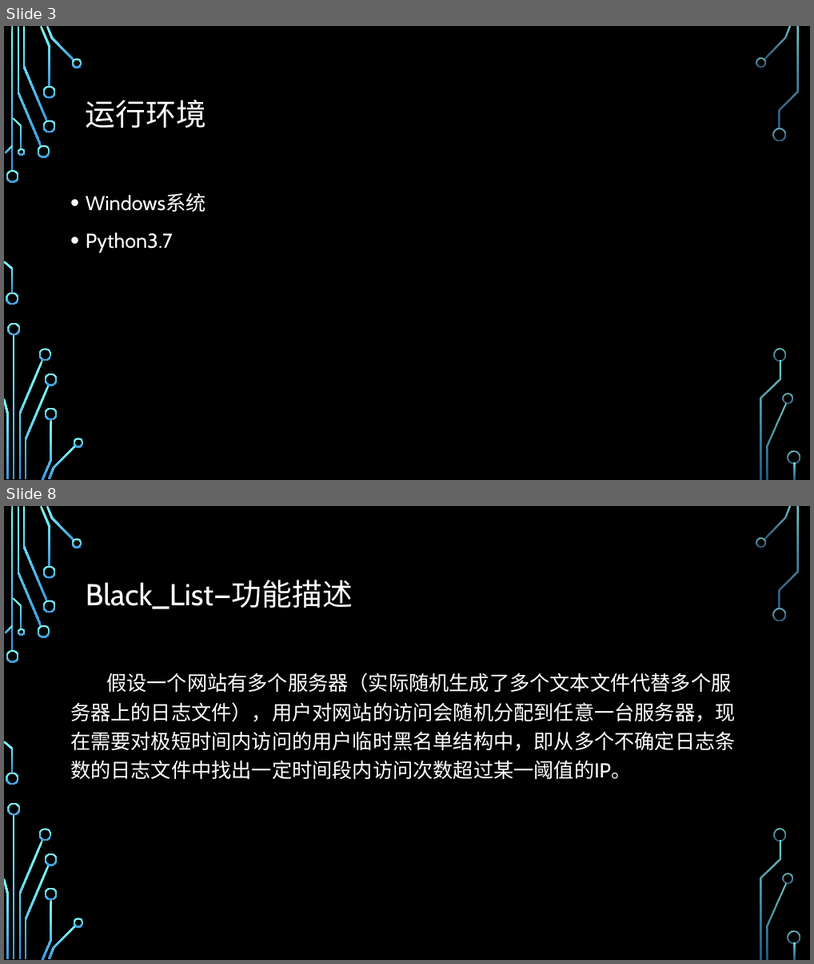
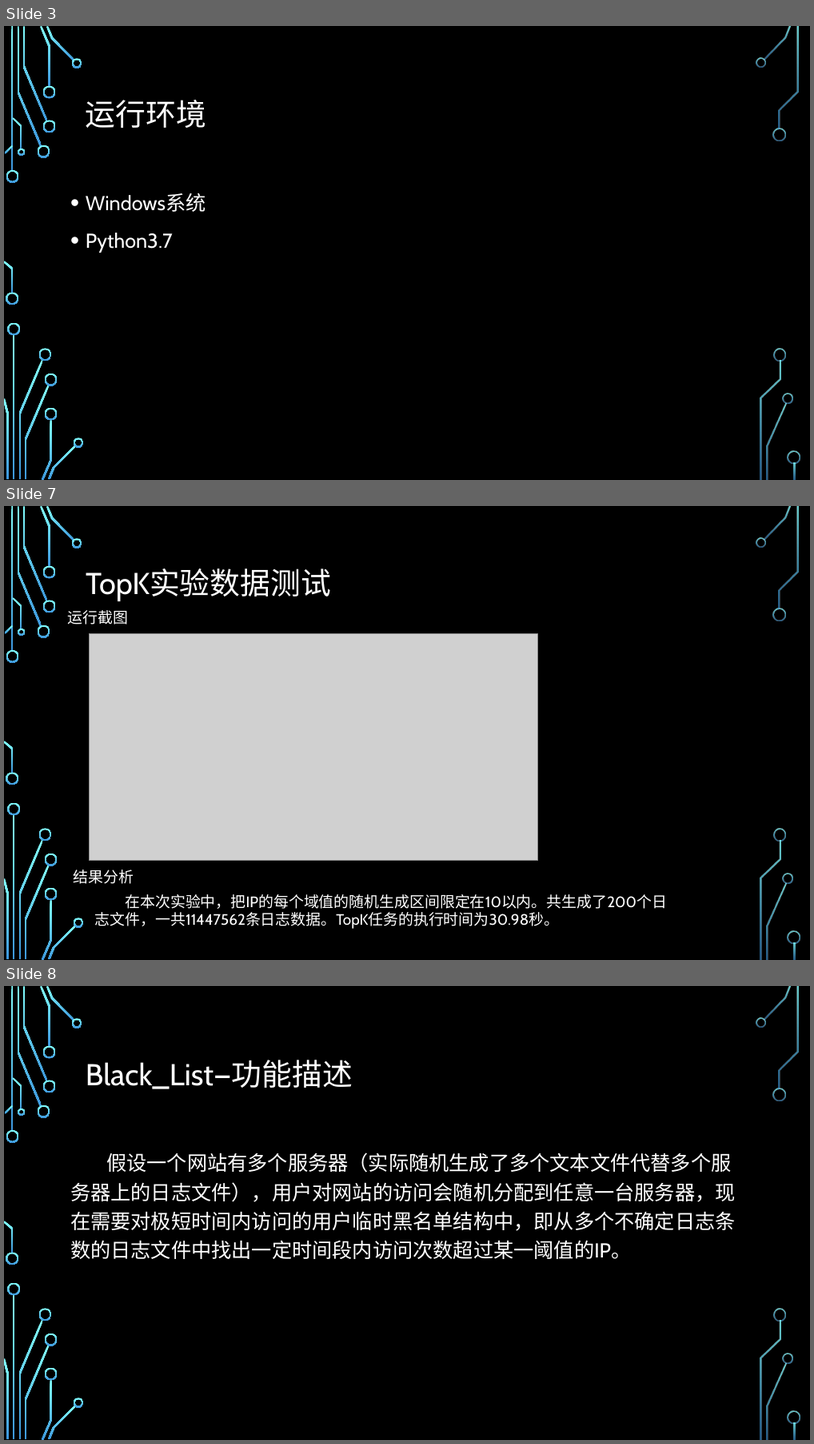
Before and after one commit to Aaron-hk/Topk-and-Black-List, a slide deck: ppt/1150310613-黄道龙-1150310609-王陈阳.pptx. Shown one above the other, each under a label of ours: slides 3 and 8 before the commit, slides 3, 7 and 8 after it; the slides between them are not shown. The pictures are 814x964 and 814x1444 pixels, drawn with LibreOffice and Linux fonts; fonts in the diff are those of the drawing; grey boxes stand for pictures; background and template pictures are left out. Boxes give left, top, right and bottom in pixels: in the first picture for what was removed or moved away, otherwise in the second. Text is boxed around its words. In the diff, an @@ line names an element or a change of style, - is before the commit and + after.

```diff
--- a/ppt/1150310613-黄道龙-1150310609-王陈阳.pptx
+++ b/ppt/1150310613-黄道龙-1150310609-王陈阳.pptx
@@ slide 7 added at (x1=4, y1=506, x2=810, y2=960), background picture (left out); not listed: 36 template elements that a slide beside it also shows @@
@@ title added at (x1=86, y1=568, x2=331, y2=601), 36 pt, text #FFFFFF @@
+TopK实验数据测试
@@ text added at (x1=68, y1=610, x2=129, y2=624), 18 pt, text #FFFFFF @@
+运行截图
@@ picture added at (x1=90, y1=634, x2=538, y2=860) @@
@@ text added at (x1=74, y1=869, x2=134, y2=884), 18 pt, text #FFFFFF @@
+结果分析
@@ text added at (x1=95, y1=894, x2=667, y2=928), 18 pt, text #FFFFFF @@
+在本次实验中，把IP的每个域值的随机生成区间限定在10以内。共生成了200个日志文件，一共11447562条日志数据。TopK任务的执行时间为30.98秒。
```
Also in this commit, not shown: 3 slides changed, 1 other slide added, 2 slides removed, 3 other files.
